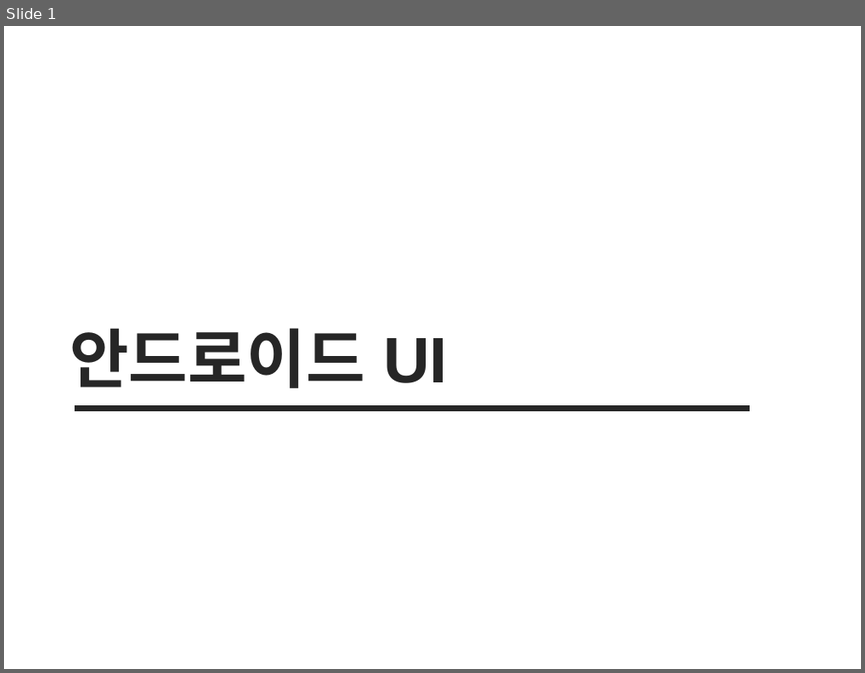
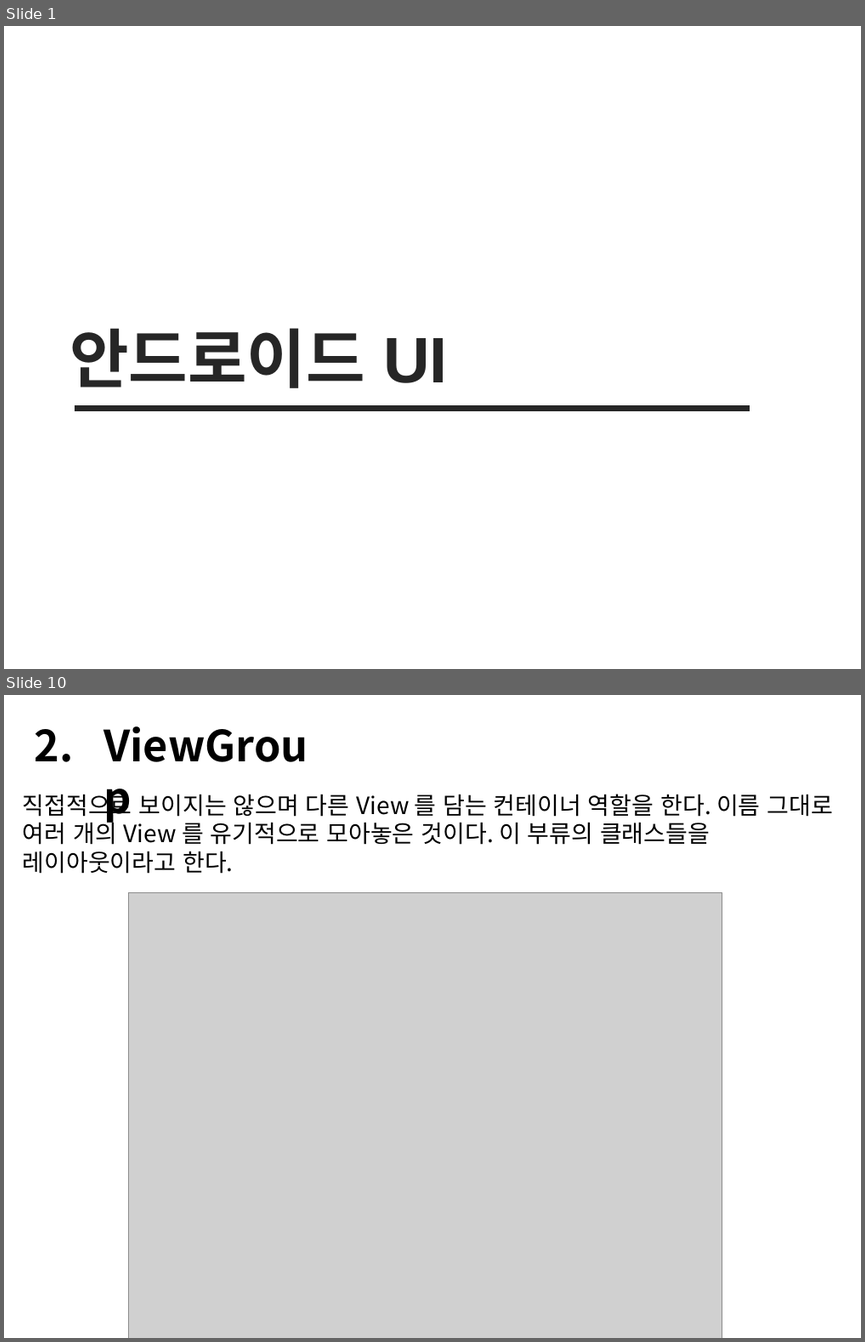
Before and after one commit to sc545/Beacon, a slide deck: 안드로이드 UI.pptx. Shown one above the other, each under a label of ours: slide 1 before the commit, slides 1 and 10 after it; the slides between them are not shown. The pictures are 865x673 and 865x1342 pixels, drawn with LibreOffice and Linux fonts; fonts in the diff are those of the drawing; grey boxes stand for pictures. Boxes give left, top, right and bottom in pixels: in the first picture for what was removed or moved away, otherwise in the second. Text is boxed around its words. In the diff, an @@ line names an element or a change of style, - is before the commit and + after.

```diff
--- a/안드로이드 UI.pptx
+++ b/안드로이드 UI.pptx
@@ slide 10 added at (4, 695, 861, 1338), background #FFFFFF @@
@@ text added at (25, 715, 340, 776), 36 pt, text #000000, bold @@
+2. ViewGroup
@@ text added at (23, 790, 833, 873), 20 pt, text #000000 @@
+직접적으로 보이지는 않으며 다른 View 를 담는 컨테이너 역할을 한다. 이름 그대로 여러 개의 View 를 유기적으로 모아놓은 것이다. 이 부류의 클래스들을 레이아웃이라고 한다.
@@ picture added at (129, 892, 723, 1338) @@
```
Also in this commit, not shown: 18 other slides added, 15 slides removed, 1 other file.
